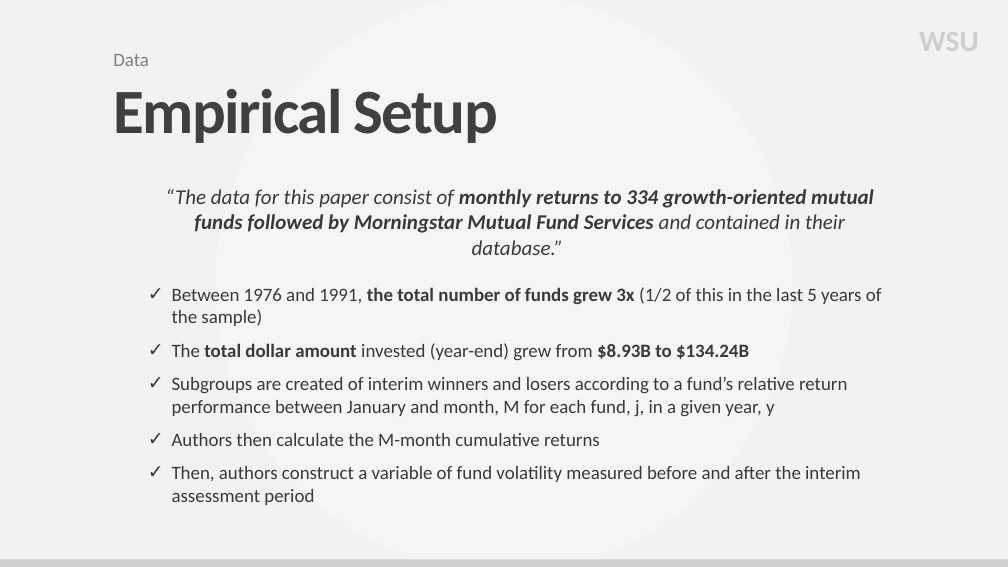
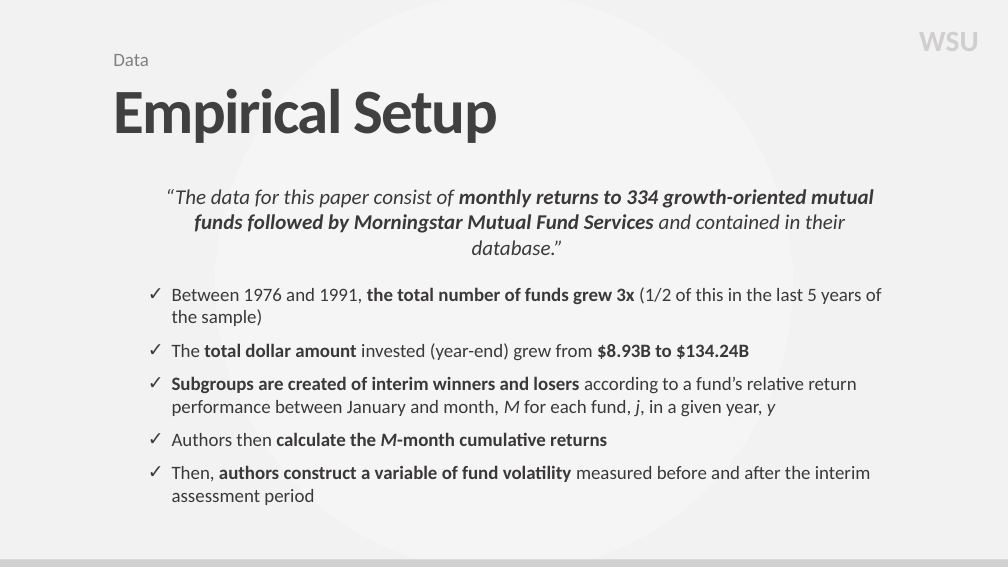
Before and after one commit to adam-bozman/my-apero, a slide deck: slide 17 of content/talks/Financial Economics Seminar 2023/files/costly-search_tournaments-and-temptations.pptx. Drawn at 1008x567 pixels with LibreOffice and Linux fonts; fonts in the diff are those of the drawing; grey boxes stand for pictures; background and template pictures are left out. Boxes give left, top, right and bottom in pixels: in the first picture for what was removed or moved away, otherwise in the second. Text is boxed around its words. In the diff, an @@ line names an element or a change of style, - is before the commit and + after.

```diff
--- a/content/talks/Financial Economics Seminar 2023/files/costly-search_tournaments-and-temptations.pptx
+++ b/content/talks/Financial Economics Seminar 2023/files/costly-search_tournaments-and-temptations.pptx
@@ text at (172, 376, 871, 505): bold on in "Subgroups are created of interim winners and ...", "calculate the M-month cumulative returns", "authors construct a variable of fund volatility"; italic on in "M j, y", "M-month" @@
```
Also in this commit, not shown: 2 other slides changed.
